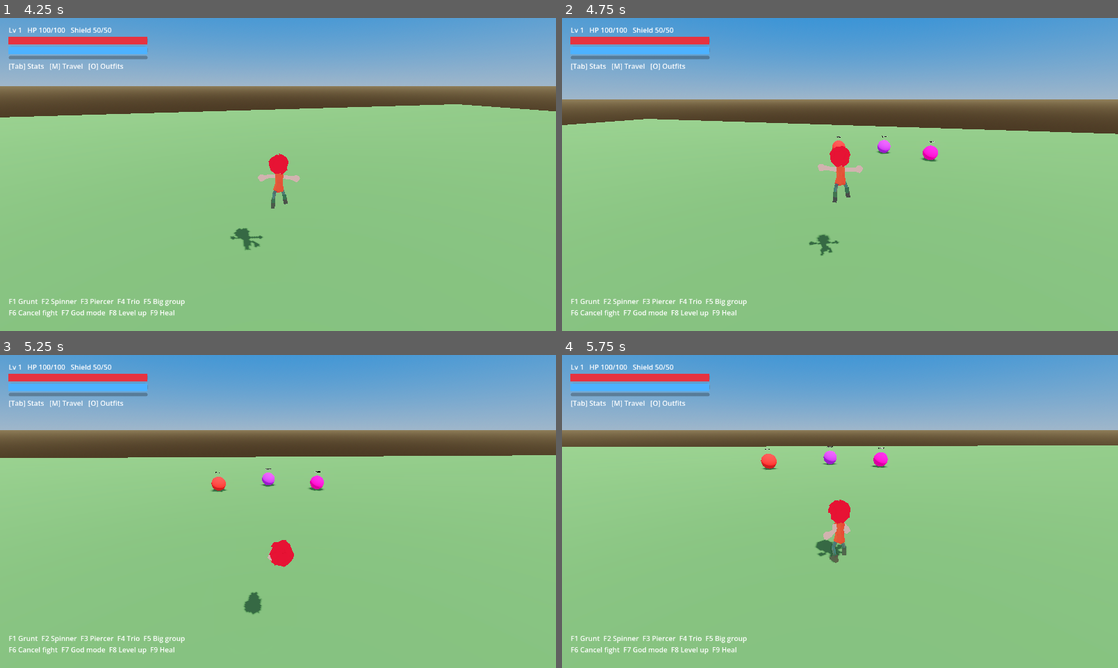
Above: before the commit, frames 1-4 (two rows, left to right).
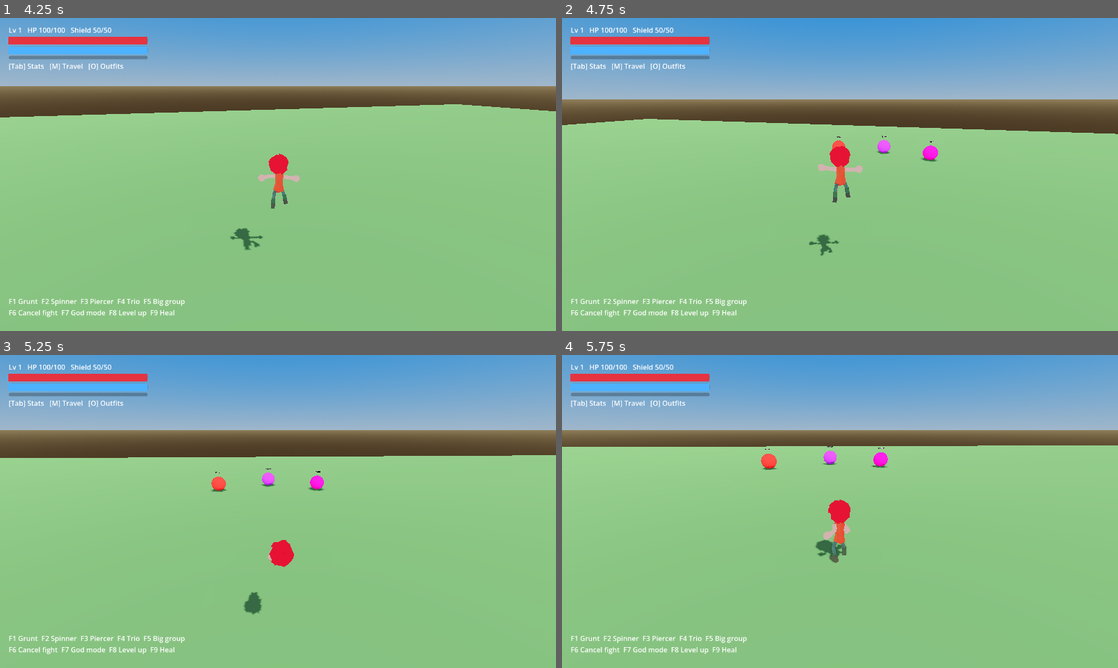
Above: after the commit, the same moments.

Repository: doggoanim/Krits
Game: Godot game, scene res://main.tscn
The game is run twice, just before and just after one commit, with the same random seed, the same clock (stepped at 60 frames per second) and the same inputs.
Inputs (mouse positions are in pixels of both pictures, inside the frame that each line leads up to):
- Up to frame 1 (4.25 s): tap Enter at 0.5 s; move the mouse to (305, 174) at 0.52 s; hold Ctrl (crouch_pound) 0.53-1.28 s; hold W (move_forward) from 0.53 s (still down); tap Space (jump) at 0.77, 1.52, 3.02, 3.77 s; move the mouse to (250, 174) at 1.27 s; tap E (interact) at 1.35, 3.6 s; move the mouse to (289, 168) at 2.02 s; hold Shift (roll_dive) 2.03-2.78 s; move the mouse to (272, 180) at 2.77 s; tap Ctrl (crouch_pound) at 2.85 s; move the mouse to (316, 177) at 3.52 s
- Up to frame 2 (4.75 s): keep holding W (move_forward); move the mouse to (795, 171) at 4.27 s; tap Shift (roll_dive) at 4.35 s; tap Space (jump) at 4.52 s
- Up to frame 3 (5.25 s): keep holding W (move_forward); move the mouse to (283, 511) at 5.02 s; hold Ctrl (crouch_pound) from 5.03 s (still down)
- Up to frame 4 (5.75 s): keep holding W (move_forward); keep holding Ctrl (crouch_pound)

Frame 1 is identical in both runs. In frame 2, less than 0.1% of the frame differs, in the area x 48-68%, y 39-46%; in frame 3, less than 0.1%; in frame 4, less than 0.1%, in the area x 35-59%, y 30-36%.

Commit message:
Extend cel-shading to arena and overworld enemies
Both enemy types (combat/enemy.gd's arena enemies and world/world_enemy.gd's
overworld ones) now use BaseMaterial3D's toon diffuse mode with specular
disabled, same as the player character, so lighting across the whole
cast reads consistently — hard-edged bands, no shiny PBR highlights.

Diff:
--- a/combat/enemy.gd
+++ b/combat/enemy.gd
@@ -35,6 +35,9 @@
 	_mesh = MeshInstance3D.new()
 	_mesh.mesh = sm
 	_mat.albedo_color = data.color
+	# Cel-shaded to match the character: hard light/shadow bands, no shiny highlight.
+	_mat.diffuse_mode = BaseMaterial3D.DIFFUSE_TOON
+	_mat.specular_mode = BaseMaterial3D.SPECULAR_DISABLED
 	_mesh.material_override = _mat
 	add_child(_mesh)
 	_label = Label3D.new()
--- a/world/world_enemy.gd
+++ b/world/world_enemy.gd
@@ -54,6 +54,9 @@
 	mat.emission_enabled = true
 	mat.emission = data.color
 	mat.emission_energy_multiplier = 0.4
+	# Cel-shaded to match the character: hard light/shadow bands, no shiny highlight.
+	mat.diffuse_mode = BaseMaterial3D.DIFFUSE_TOON
+	mat.specular_mode = BaseMaterial3D.SPECULAR_DISABLED
 	mi.material_override = mat
 	_visual.add_child(mi)
 	var lbl := Label3D.new()
